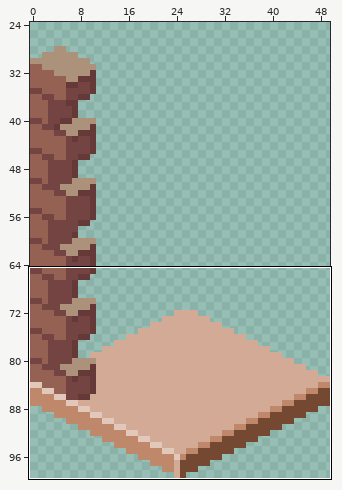
Sprite sheet: images/wall3.png. The picture above shows the old version from afar; the outline marks the close-up.
Close-up. Before:
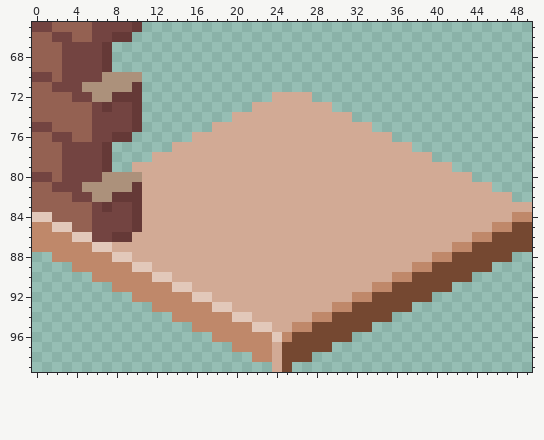
The file is 50x100 pixels. Shown: x 0..49, y 65..99. The wide view leaves out empty margins.
After the commit:
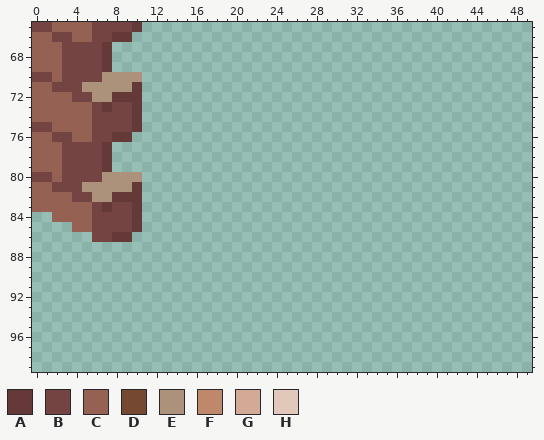
Palette (. is transparent): A #653937  B #734441  C #946152  D #754831  E #ac917b  F #bf886a  G #d2aa95  H #e2c8ba
Edits made:
@@ x 0..49 @@
  71 CCBBBEEEEEA.......................................
- 72 CCCCBBEEAAA.............GGGG......................
- 73 CCCCCCBABBA...........GGGGGGGG....................
- 74 CCCCCCBBBBA.........GGGGGGGGGGGG..................
- 75 BBCCCCBBBBA.......GGGGGGGGGGGGGGGG................
- 76 CCBBCCBBAA......GGGGGGGGGGGGGGGGGGGG..............
- 77 CCCBBBBA......GGGGGGGGGGGGGGGGGGGGGGGG............
- 78 CCCBBBBA....GGGGGGGGGGGGGGGGGGGGGGGGGGGG..........
- 79 CCCBBBBA..GGGGGGGGGGGGGGGGGGGGGGGGGGGGGGGG........
- 80 BBCBBBBEEEEGGGGGGGGGGGGGGGGGGGGGGGGGGGGGGGGG......
- 81 CCBBBEEEEEAGGGGGGGGGGGGGGGGGGGGGGGGGGGGGGGGGGG....
- 82 CCCCBBEEAAAGGGGGGGGGGGGGGGGGGGGGGGGGGGGGGGGGGGGG..
- 83 CCCCCCBABBAGGGGGGGGGGGGGGGGGGGGGGGGGGGGGGGGGGGGGGG
- 84 HHCCCCBBBBAGGGGGGGGGGGGGGGGGGGGGGGGGGGGGGGGGGGGGFF
- 85 FFHHCCBBBBAGGGGGGGGGGGGGGGGGGGGGGGGGGGGGGGGGGGFFDD
- 86 FFFFHHBBAAGGGGGGGGGGGGGGGGGGGGGGGGGGGGGGGGGGFFDDDD
- 87 FFFFFFHHGGGGGGGGGGGGGGGGGGGGGGGGGGGGGGGGGGFFDDDDDD
- 88 ..FFFFFFHHGGGGGGGGGGGGGGGGGGGGGGGGGGGGGGFFDDDDDD..
- 89 ....FFFFFFHHGGGGGGGGGGGGGGGGGGGGGGGGGGFFDDDDDD....
- 90 ......FFFFFFHHGGGGGGGGGGGGGGGGGGGGGGFFDDDDDD......
- 91 ........FFFFFFHHGGGGGGGGGGGGGGGGGGFFDDDDDD........
- 92 ..........FFFFFFHHGGGGGGGGGGGGGGFFDDDDDD..........
- 93 ............FFFFFFHHGGGGGGGGGGFFDDDDDD............
- 94 ..............FFFFFFHHGGGGGGFFDDDDDD..............
- 95 ................FFFFFFHHGGFFDDDDDD................
- 96 ..................FFFFFFHFDDDDDD..................
- 97 ....................FFFFGDDDDD....................
- 98 ......................FFGDDD......................
- 99 ........................GD........................
+ 72 CCCCBBEEAAA.......................................
+ 73 CCCCCCBABBA.......................................
+ 74 CCCCCCBBBBA.......................................
+ 75 BBCCCCBBBBA.......................................
+ 76 CCBBCCBBAA........................................
+ 77 CCCBBBBA..........................................
+ 78 CCCBBBBA..........................................
+ 79 CCCBBBBA..........................................
+ 80 BBCBBBBEEEE.......................................
+ 81 CCBBBEEEEEA.......................................
+ 82 CCCCBBEEAAA.......................................
+ 83 CCCCCCBABBA.......................................
+ 84 ..CCCCBBBBA.......................................
+ 85 ....CCBBBBA.......................................
+ 86 ......BBAA........................................
+ 87 ..................................................
+ 88 ..................................................
+ 89 ..................................................
+ 90 ..................................................
+ 91 ..................................................
+ 92 ..................................................
+ 93 ..................................................
+ 94 ..................................................
+ 95 ..................................................
+ 96 ..................................................
+ 97 ..................................................
+ 98 ..................................................
+ 99 ..................................................
Changed places in both close-ups, as pixel boxes (x1, y1, x2, y2):
erased: (32, 92, 532, 372)
